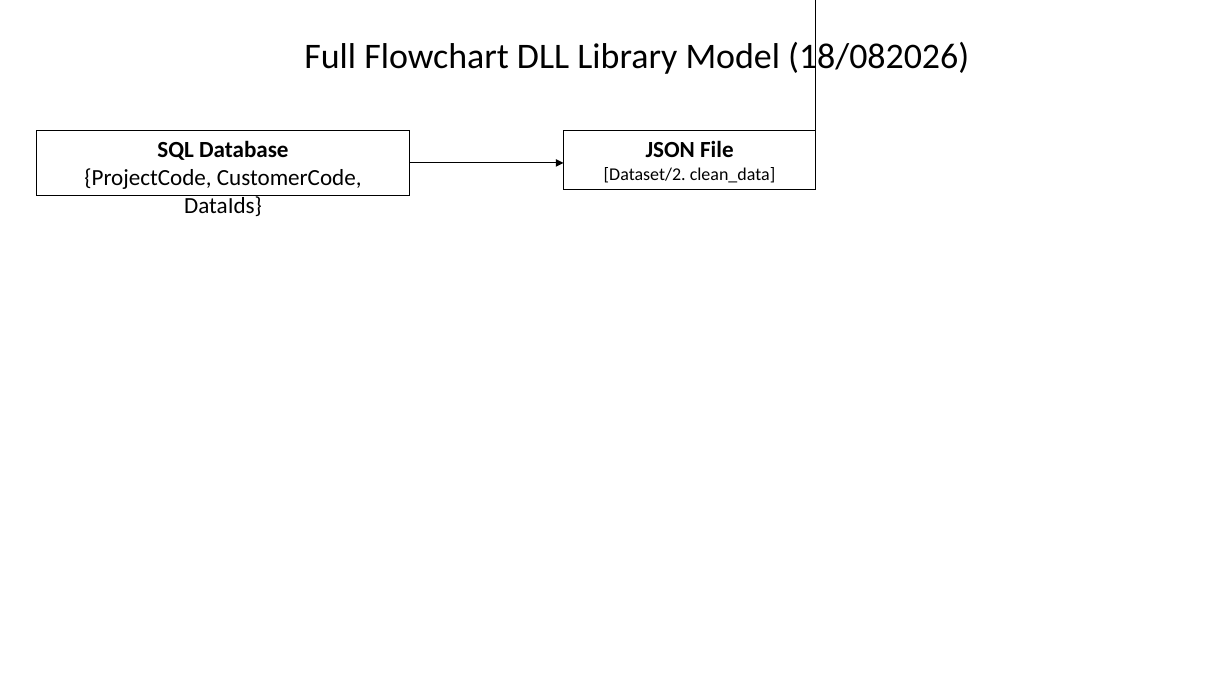
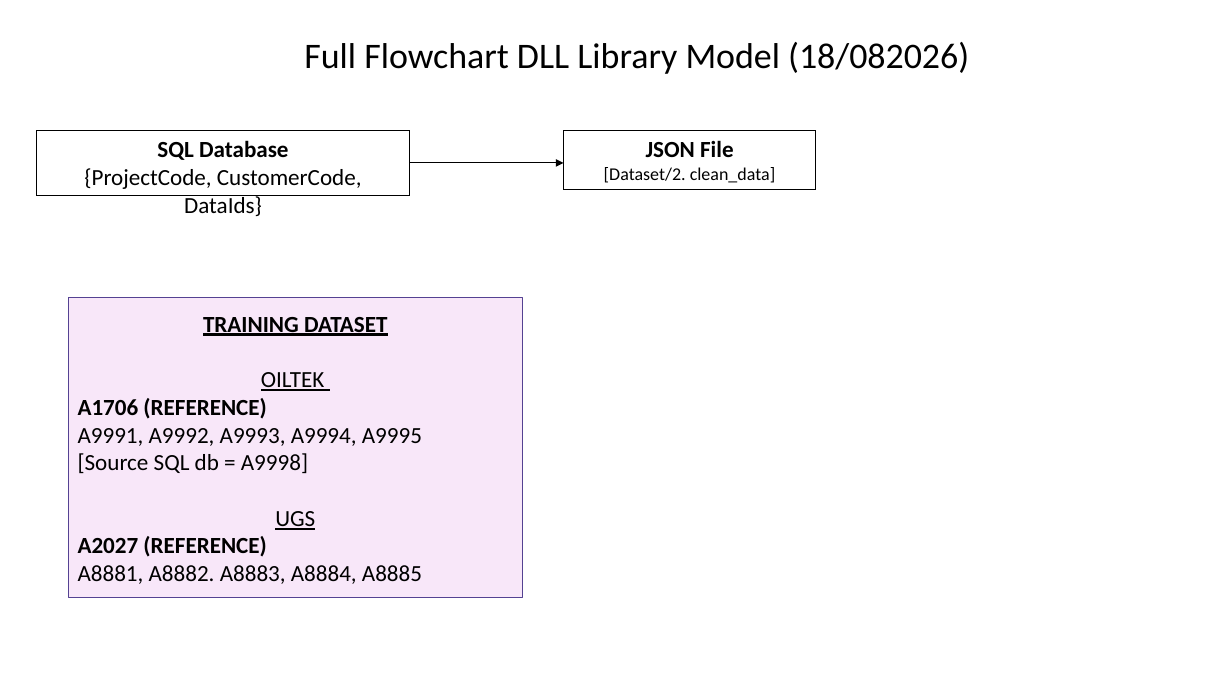
Before and after one commit to Syaziyah30/DeviceCluster, a slide deck: slide 15 of 1.training_model/supplementary/Device Identifier 20260717.pptx (slide 14 before the commit). Drawn at 1232x693 pixels with LibreOffice and Linux fonts; fonts in the diff are those of the drawing. Boxes give left, top, right and bottom in pixels: in the first picture for what was removed or moved away, otherwise in the second. Text is boxed around its words. In the diff, an @@ line names an element or a change of style, - is before the commit and + after.

```diff
--- a/1.training_model/supplementary/Device Identifier 20260717.pptx
+++ b/1.training_model/supplementary/Device Identifier 20260717.pptx
@@ arrow removed from (816, 163) to (816, 0) @@
@@ rectangle added at <box>68,298,522,598</box>, fill #F8E7F9, outline #544293 0.75 pt, 18 pt, text #000000 @@
+TRAINING DATASET
+OILTEK
+A1706 (REFERENCE)
+A9991, A9992, A9993, A9994, A9995
+[Source SQL db = A9998]
+UGS
+A2027 (REFERENCE)
+A8881, A8882. A8883, A8884, A8885
```
Also in this commit, not shown: 6 other slides changed, 1 slide added, 3 other files.
